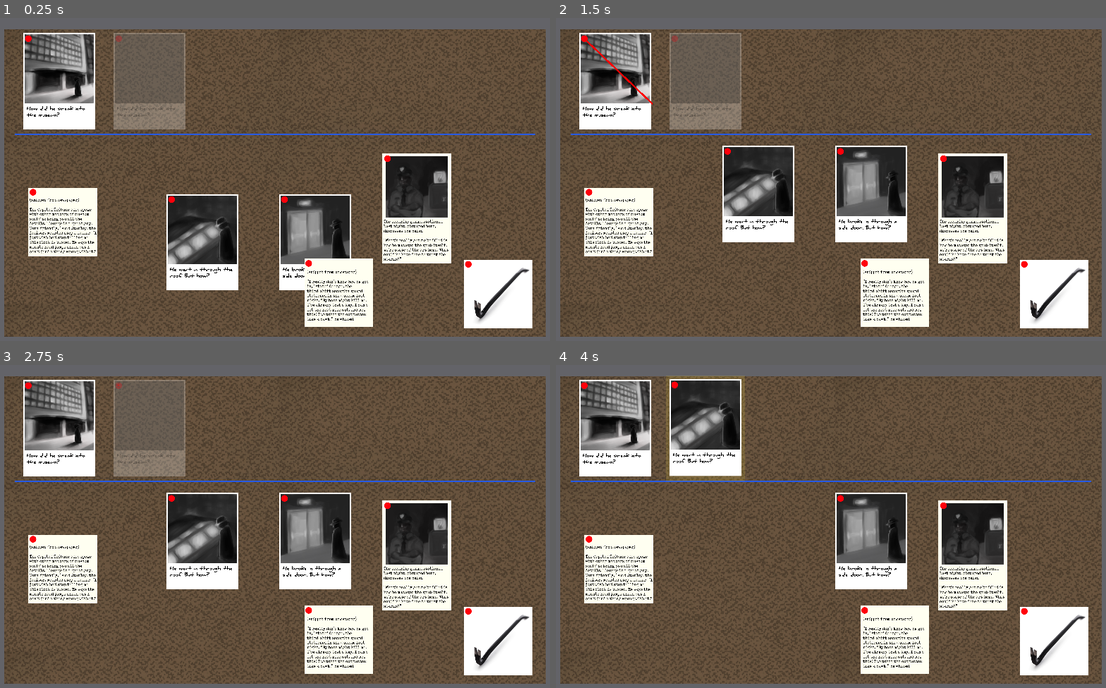
Above: before the commit, frames 1-4 (two rows, left to right).
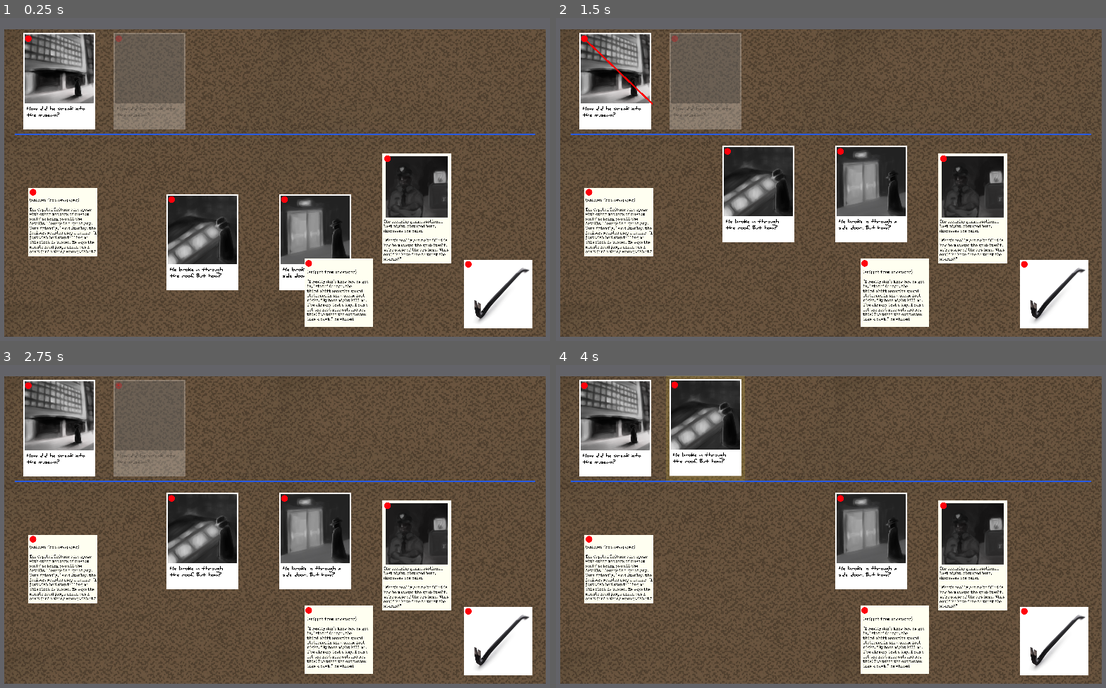
Above: after the commit, the same moments.

Repository: IanWark/VGADGameJamWinter2019
Game: Godot game, scene res://scenes/game_screen.tscn
The game is run twice, just before and just after one commit, with the same random seed, the same clock (stepped at 60 frames per second) and the same inputs. Sound files missing from this copy of the repository are replaced by a short silence.
Inputs (mouse positions are in pixels of both pictures, inside the frame that each line leads up to):
- Up to frame 1 (0.25 s): no input
- Up to frame 2 (1.5 s): drag from (583, 37) to (704, 82) at 0.52 s; tap Enter at 1.25 s; drag from (616, 82) to (726, 150) at 1.27 s
- Up to frame 3 (2.75 s): tap Space at 2 s; move the mouse to (121, 384) at 2.02 s; press the mouse at (121, 384) at 2.03 s
- Up to frame 4 (4 s): release the mouse at (677, 384) at 2.75 s; tap Enter at 2.75 s; drag from (704, 429) to (726, 497) at 2.77 s; tap Space at 3.5 s; drag from (726, 497) to (677, 384) at 3.52 s

The runs differ from the first frame. In frame 1, 0.1% of the frame differs, in the area x 30-43%, y 77-81%; in frame 2, 0.1%; in frame 3, 0.1%; in frame 4, 0.1%.

Commit message:
reword event_1 normal

Diff:
--- a/scenes/events/event_1_a.tscn
+++ b/scenes/events/event_1_a.tscn
@@ -4,7 +4,7 @@
 [ext_resource path="res://scripts/events/event_1_a.gd" type="Script" id=2]
 [ext_resource path="res://art/events/event_1_a.png" type="Texture" id=3]
 
-[node name="event_1_a" instance=ExtResource( 1 )]
+[node name="event_1_a" index="0" instance=ExtResource( 1 )]
 
 script = ExtResource( 2 )
 
@@ -14,4 +14,4 @@
 
 [node name="Label" parent="background" index="1"]
 
-text = "He went in through the roof. But how?"
+text = "He broke in through the roof. But how?"
--- a/scripts/events/event_1_a.gd
+++ b/scripts/events/event_1_a.gd
@@ -1,6 +1,6 @@
 extends "res://scripts/event.gd"
 
-const NORMAL = "He went in through the roof. But how?"
+const NORMAL = "He broke in through the roof. But how?"
 const CROWBAR = "He smashed the glass with a crowbar."
 const KEY = "He unlocked the skylight with a stolen key."
 
